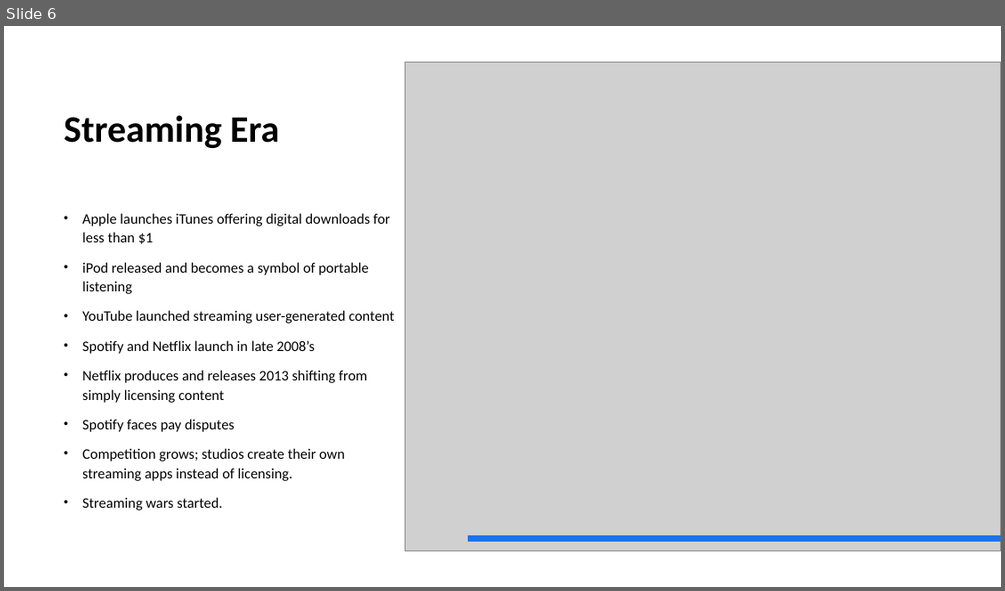
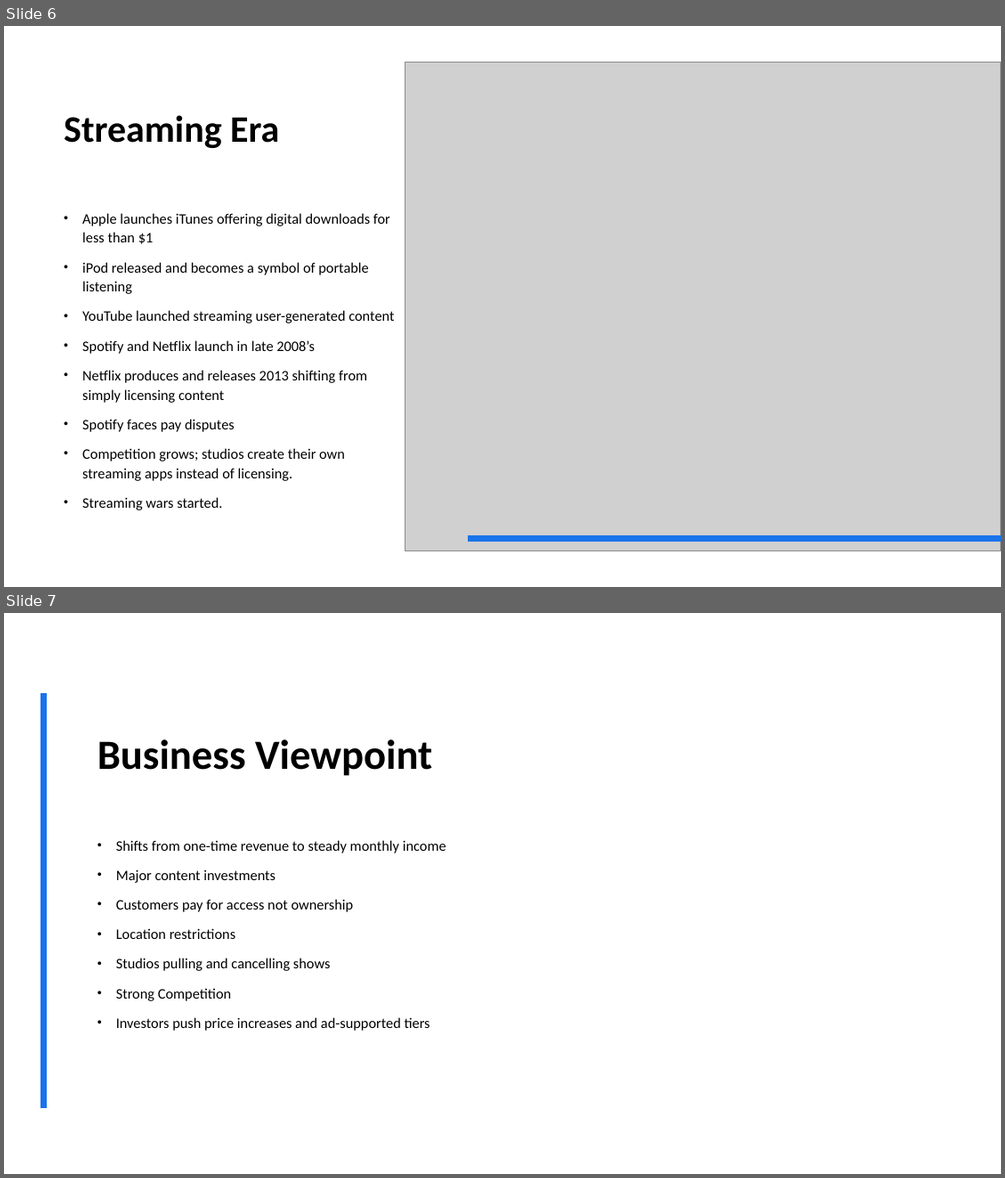
Before and after one commit to itscezary13/EnterpriseGroup15, a slide deck: NEC15.pptx. Shown one above the other, each under a label of ours: slide 6 before the commit, slides 6 and 7 after it. The pictures are 1005x591 and 1005x1178 pixels, drawn with LibreOffice and Linux fonts; fonts in the diff are those of the drawing; grey boxes stand for pictures; background and template pictures are left out. Boxes give left, top, right and bottom in pixels: in the first picture for what was removed or moved away, otherwise in the second. Text is boxed around its words. In the diff, an @@ line names an element or a change of style, - is before the commit and + after.

```diff
--- a/NEC15.pptx
+++ b/NEC15.pptx
@@ slide 7 added at box(4, 613, 1001, 1174), background picture (left out) @@
@@ rectangle added at box(41, 693, 514, 1108), fill #FFFFFF @@
@@ line added from (44, 1108) to (44, 693), #1973EB 6 pt @@
@@ title added at box(97, 739, 432, 776), 40 pt, text #000000, bold @@
+Business Viewpoint
@@ text added at box(116, 840, 446, 1030), 14 pt, text #000000 @@
+• Shifts from one-time revenue to steady monthly income
+• Major content investments
+• Customers pay for access not ownership
+• Location restrictions
+• Studios pulling and cancelling shows
+• Strong Competition
+• Investors push price increases and ad-supported tiers
```
Also in this commit, not shown: 3 other slides added, 1 other file.
